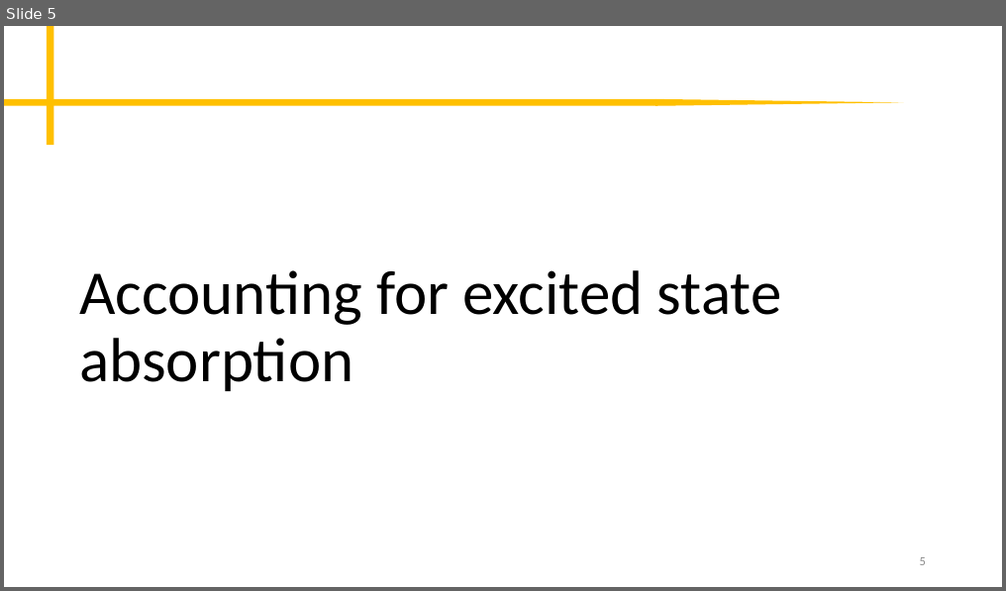
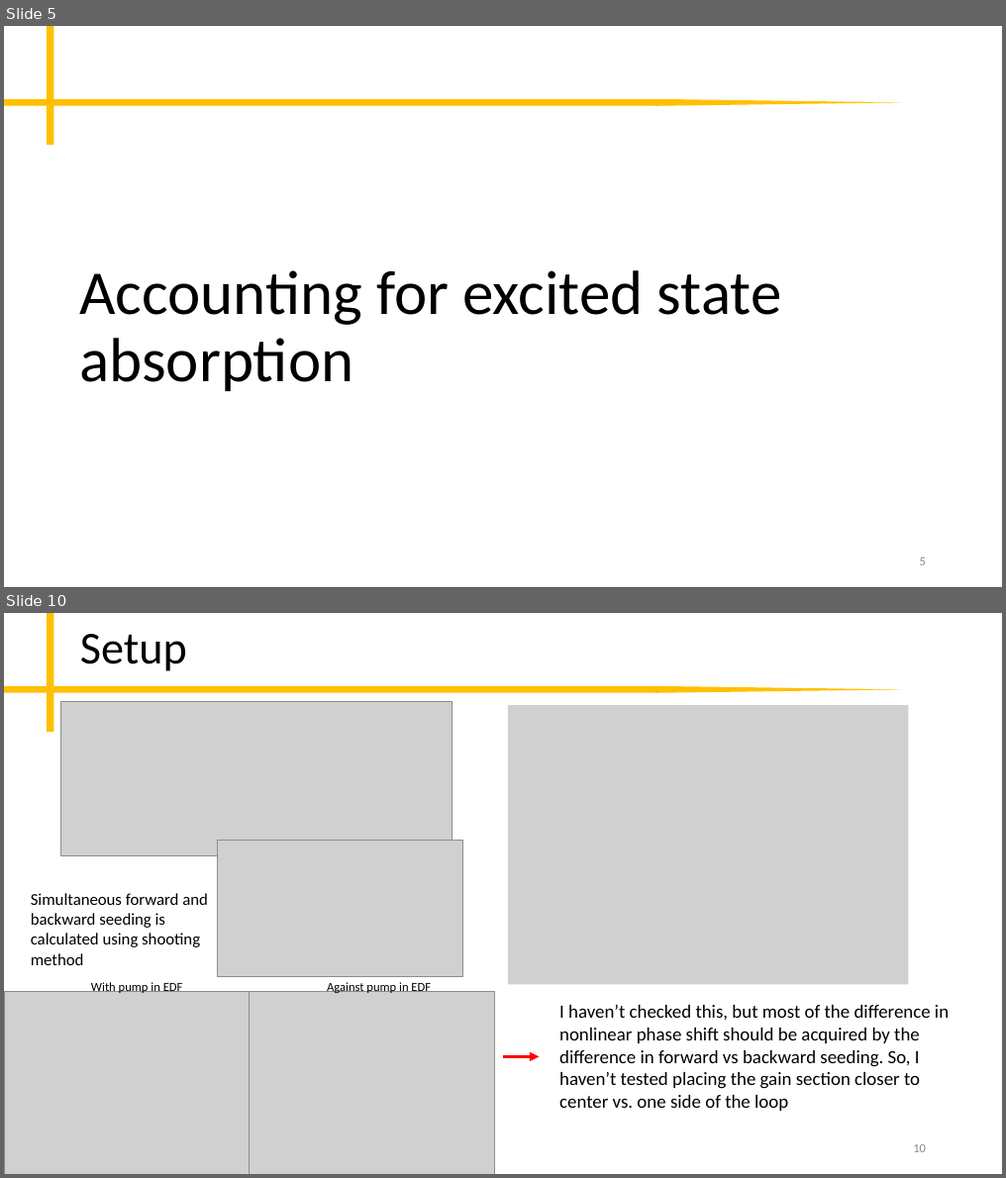
Before and after one commit to peter-chang62/Laser-Design-Scripts, a slide deck: memo.pptx. Shown one above the other, each under a label of ours: slide 5 before the commit, slides 5 and 10 after it; the slides between them are not shown. The pictures are 1006x591 and 1006x1178 pixels, drawn with LibreOffice and Linux fonts; fonts in the diff are those of the drawing; grey boxes stand for pictures. Boxes give left, top, right and bottom in pixels: in the first picture for what was removed or moved away, otherwise in the second. Text is boxed around its words. In the diff, an @@ line names an element or a change of style, - is before the commit and + after.

```diff
--- a/memo.pptx
+++ b/memo.pptx
@@ slide 10 added at bbox=[4, 613, 1002, 1174], background #FFFFFF; not listed: 3 template elements that a slide beside it also shows @@
@@ title added at bbox=[80, 634, 187, 671], 44 pt, text #000000 @@
+Setup
@@ picture added at bbox=[60, 701, 452, 856] @@
@@ picture added at bbox=[508, 705, 908, 985] @@
@@ picture added at bbox=[218, 840, 462, 977] @@
@@ text added at bbox=[31, 893, 208, 965], 16 pt, text #000000 @@
+Simultaneous forward and backward seeding is calculated using shooting method
@@ picture added at bbox=[4, 991, 249, 1174] @@
@@ text added at bbox=[91, 981, 183, 993], 12 pt, text #000000 @@
+With pump in EDF
@@ picture added at bbox=[249, 991, 494, 1174] @@
@@ text added at bbox=[327, 981, 431, 993], 12 pt, text #000000 @@
+Against pump in EDF
@@ text added at bbox=[559, 1005, 948, 1111], 18 pt, text #000000 @@
+I haven’t checked this, but most of the difference in nonlinear phase shift should be acquired by the difference in forward vs backward seeding. So, I haven’t tested placing the gain section closer to center vs. one side of the loop
@@ arrow added from (503, 1057) to (540, 1057), #FF0000 3 pt @@
@@ page number added at bbox=[913, 1145, 926, 1153], 12 pt, text #8C8C8C @@
+10
```
Also in this commit, not shown: 6 slides changed, 3 other slides added, 2 other files.
